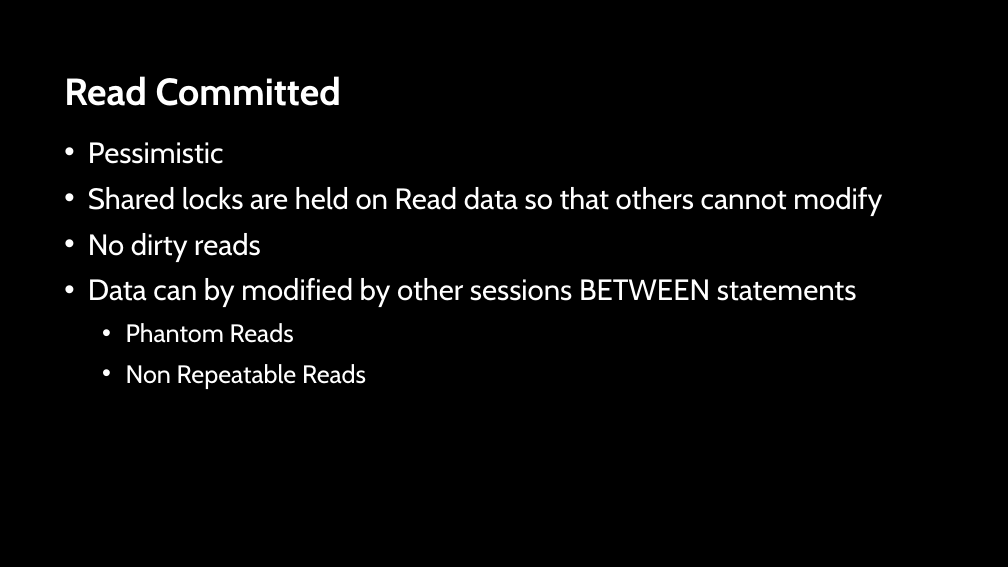
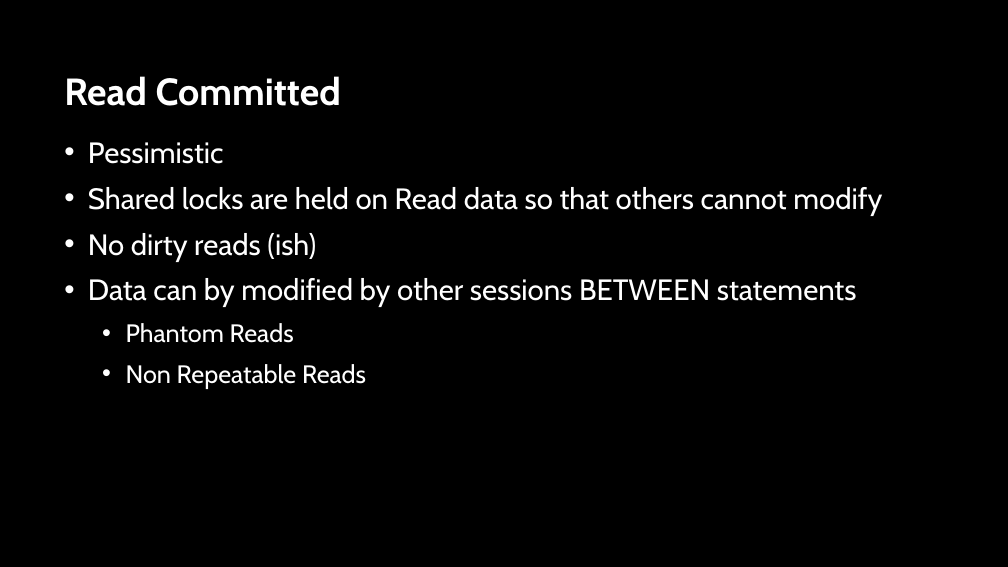
Before and after one commit to sabinio/SQLTraining, a slide deck: slide 39 of Slides/2. Locking.pptx (slide 14 before the commit). Drawn at 1008x567 pixels with LibreOffice and Linux fonts; fonts in the diff are those of the drawing; background and template pictures are left out. Boxes give left, top, right and bottom in pixels: in the first picture for what was removed or moved away, otherwise in the second. Text is boxed around its words. In the diff, an @@ line names an element or a change of style, - is before the commit and + after.

```diff
--- a/Slides/2. Locking.pptx
+++ b/Slides/2. Locking.pptx
@@ text at bbox=[88, 233, 316, 262]: text changed @@
-• No dirty reads
+• No dirty reads (ish)
```
Also in this commit, not shown: 10 other slides changed, 34 slides added, 3 other files.
